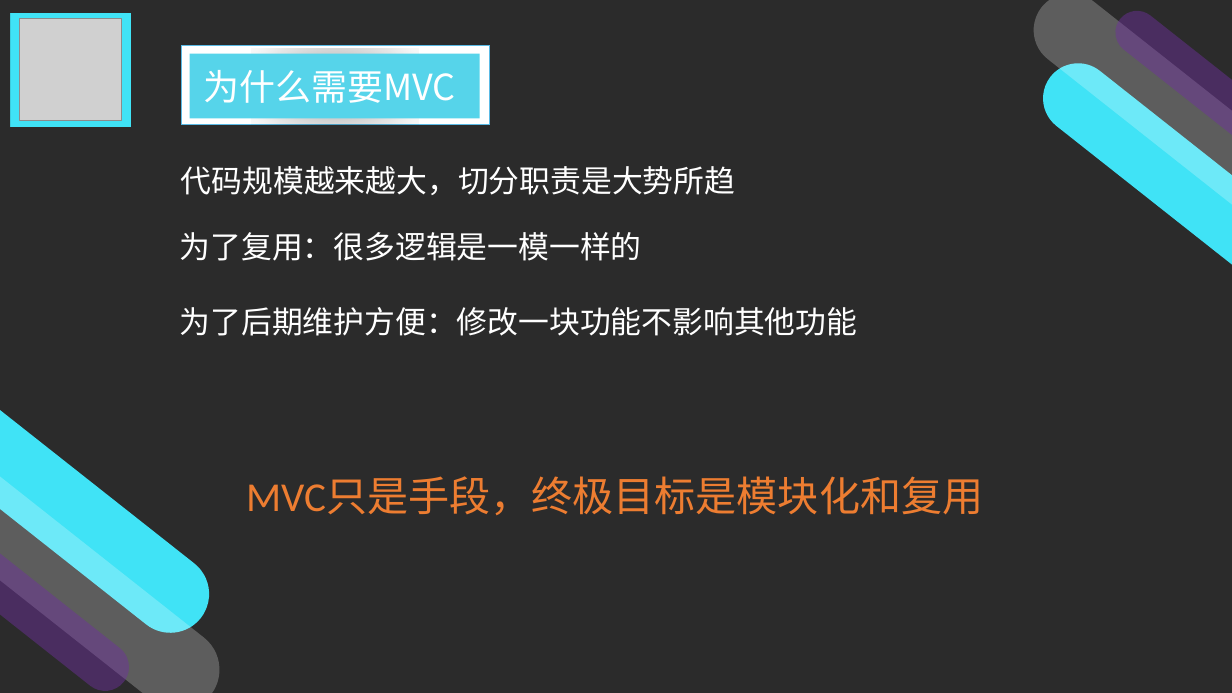
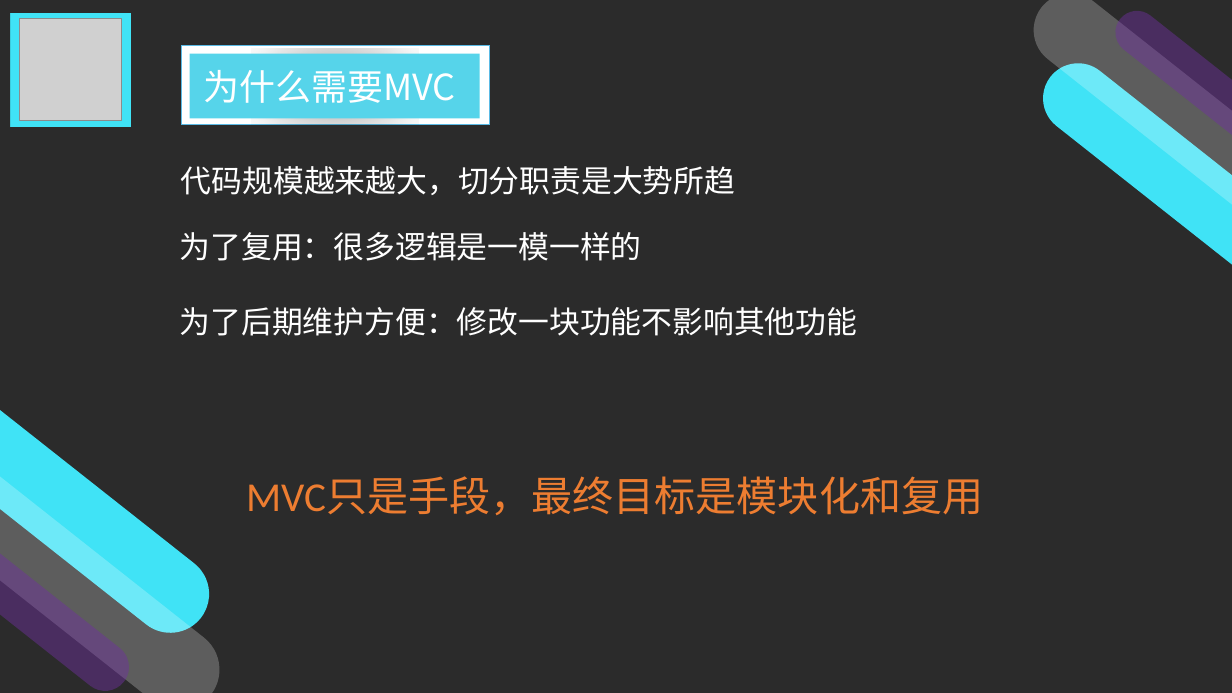
Before and after one commit to Dreamweaver-jun/AngularJS-sample, a slide deck: slide 5 of AngularJS演示.pptx. Drawn at 1232x693 pixels with LibreOffice and Linux fonts; fonts in the diff are those of the drawing; grey boxes stand for pictures; background and template pictures are left out; a plain dark background stands for a picture behind light text. Boxes give left, top, right and bottom in pixels: in the first picture for what was removed or moved away, otherwise in the second. Text is boxed around its words. In the diff, an @@ line names an element or a change of style, - is before the commit and + after.

```diff
--- a/AngularJS演示.pptx
+++ b/AngularJS演示.pptx
@@ text at (x1=246, y1=477, x2=983, y2=515): text changed @@
-MVC只是手段，终极目标是模块化和复用
+MVC只是手段，最终目标是模块化和复用
```
Also in this commit, not shown: 2 other slides changed, 1 slide added, 1 other file.
